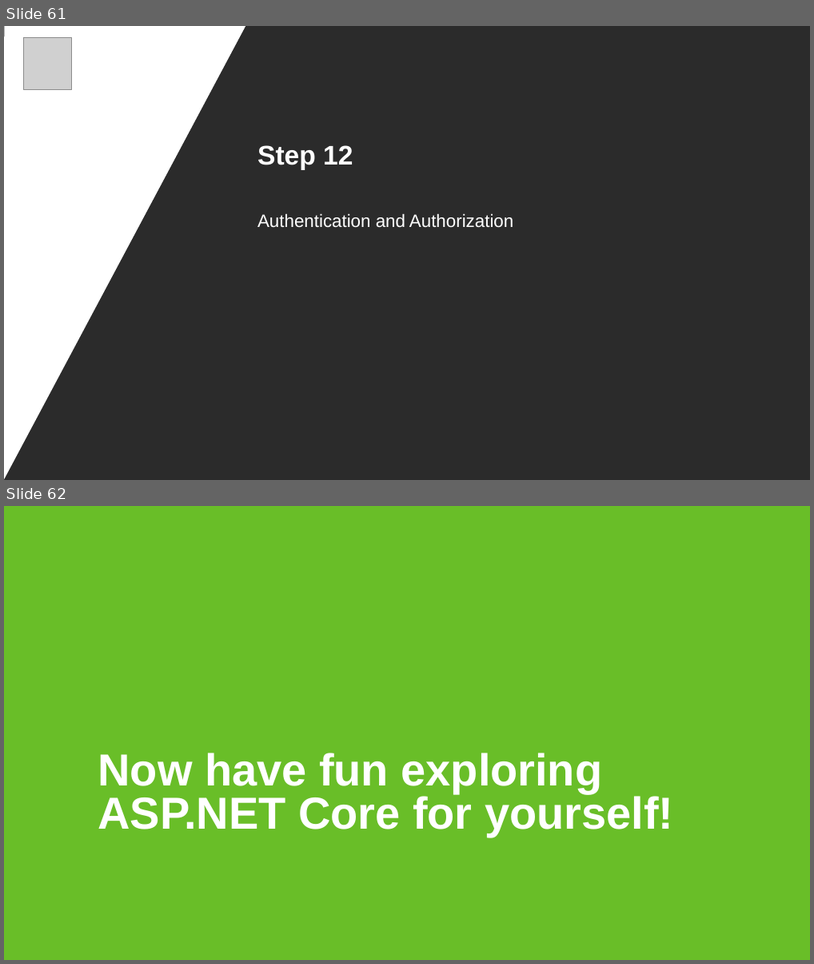
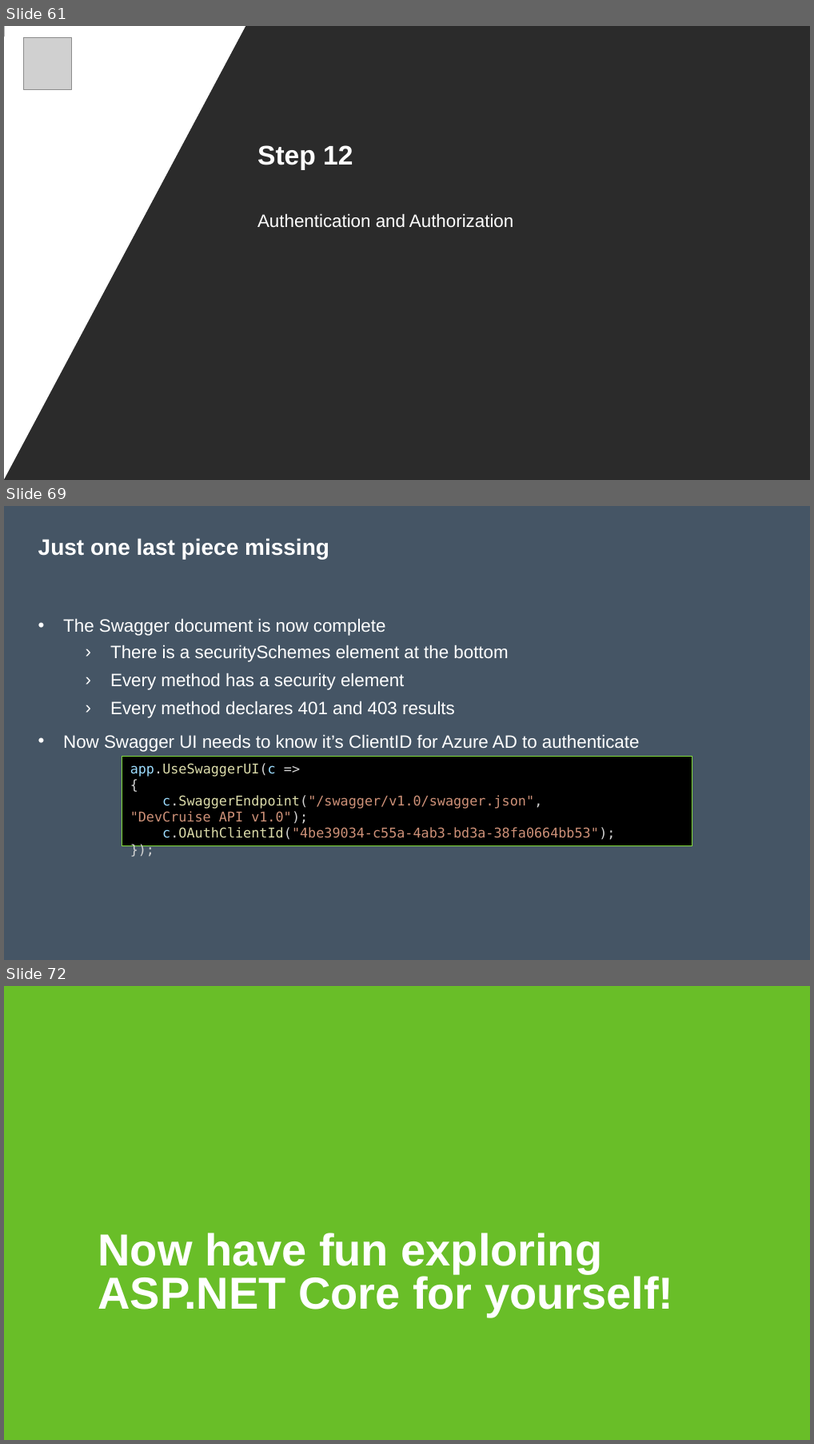
Before and after one commit to nickverschueren/devcruise-2019, a slide deck: Slides/Building an API.pptx. Shown one above the other, each under a label of ours: slides 61 and 62 before the commit, slides 61, 69 and 72 after it; the slides between them are not shown. The pictures are 814x964 and 814x1444 pixels, drawn with LibreOffice and Linux fonts; fonts in the diff are those of the drawing; grey boxes stand for pictures; background and template pictures are left out; a plain dark background stands for a picture behind light text. Boxes give left, top, right and bottom in pixels: in the first picture for what was removed or moved away, otherwise in the second. Text is boxed around its words. In the diff, an @@ line names an element or a change of style, - is before the commit and + after.

```diff
--- a/Slides/Building an API.pptx
+++ b/Slides/Building an API.pptx
@@ slide 69 added at box(4, 506, 810, 960), background #455565 @@
@@ title added at box(38, 538, 330, 559), 20 pt, text #FFFFFF, bold @@
+Just one last piece missing
@@ text added at box(63, 619, 640, 752), 16 pt, text #FFFFFF @@
+• The Swagger document is now complete
+    › There is a securitySchemes element at the bottom
+    › Every method has a security element
+    › Every method declares 401 and 403 results
+• Now Swagger UI needs to know it’s ClientID for Azure AD to authenticate
@@ rectangle added at box(122, 756, 693, 845), fill #000000, outline #82DC3C 0.75 pt, 12 pt, text #CE9178 @@
+app.UseSwaggerUI(c =>
+{
+c.SwaggerEndpoint("/swagger/v1.0/swagger.json", "DevCruise API v1.0");
+c.OAuthClientId("4be39034-c55a-4ab3-bd3a-38fa0664bb53");
+});
@@ what was slide 62 is now slide 72 @@
```
Also in this commit, not shown: 9 other slides added, 1 other file.
